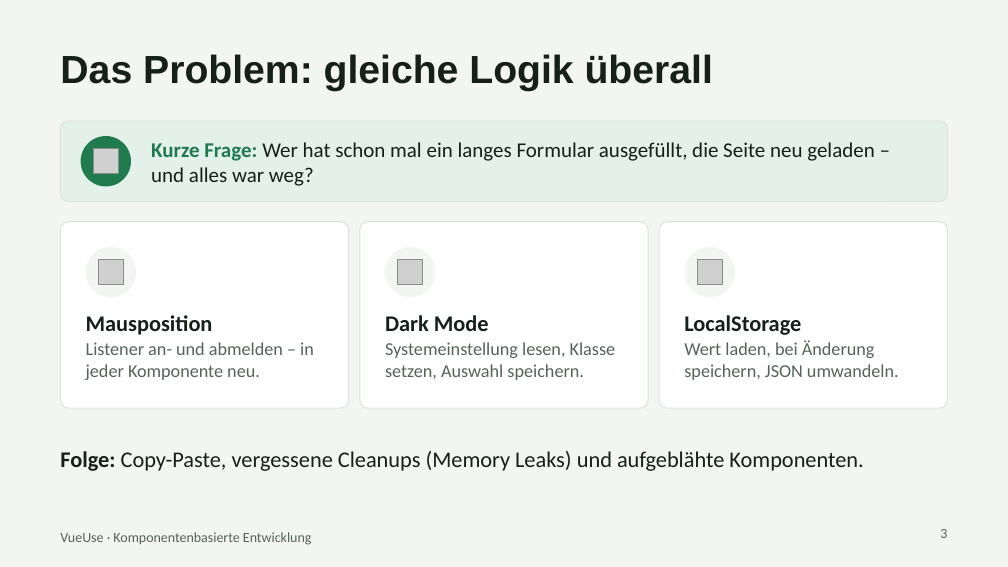
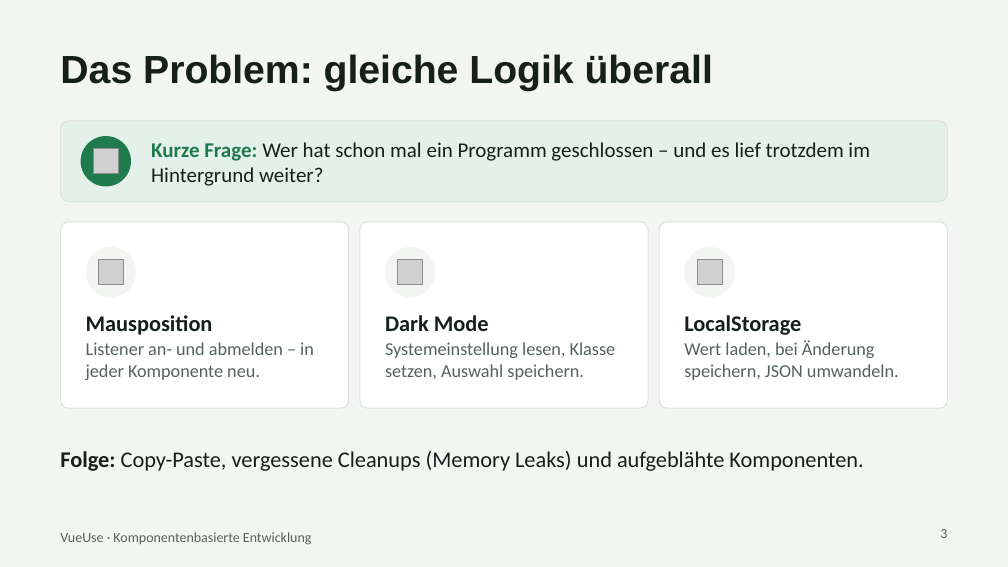
Before and after one commit to Akcanmuhammedhakan/VueUse, a slide deck: slide 3 of praesentation/VueUse_Akcan.pptx. Drawn at 1008x567 pixels with LibreOffice and Linux fonts; fonts in the diff are those of the drawing; grey boxes stand for pictures. Boxes give left, top, right and bottom in pixels: in the first picture for what was removed or moved away, otherwise in the second. Text is boxed around its words. In the diff, an @@ line names an element or a change of style, - is before the commit and + after.

```diff
--- a/praesentation/VueUse_Akcan.pptx
+++ b/praesentation/VueUse_Akcan.pptx
@@ text at (151,142,870,186): text changed @@
-Kurze Frage: Wer hat schon mal ein langes Formular ausgefüllt, die Seite neu geladen – und alles war weg?
+Kurze Frage: Wer hat schon mal ein Programm geschlossen – und es lief trotzdem im Hintergrund weiter?
```
Also in this commit, not shown: 3 other slides changed, 1 other file.
